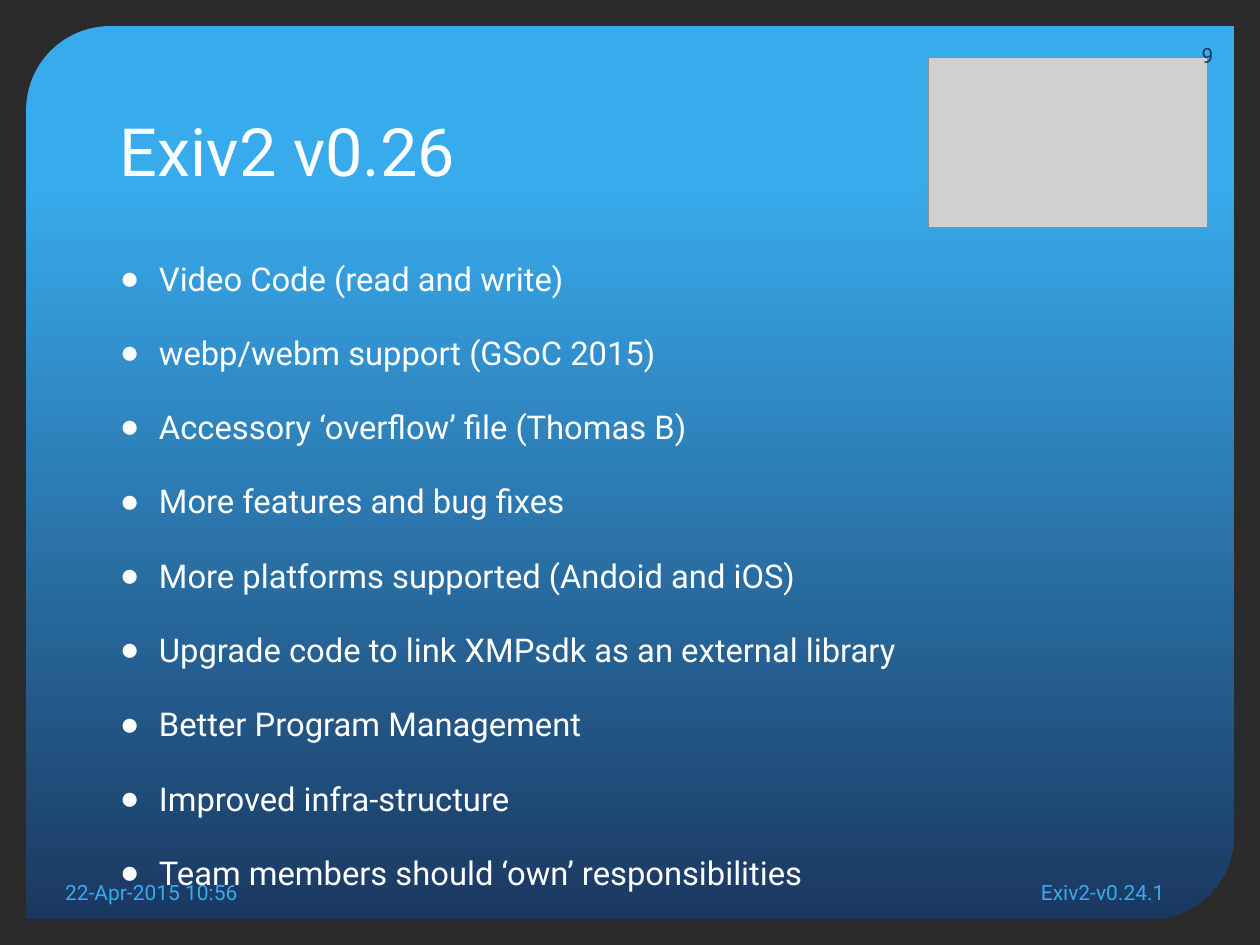
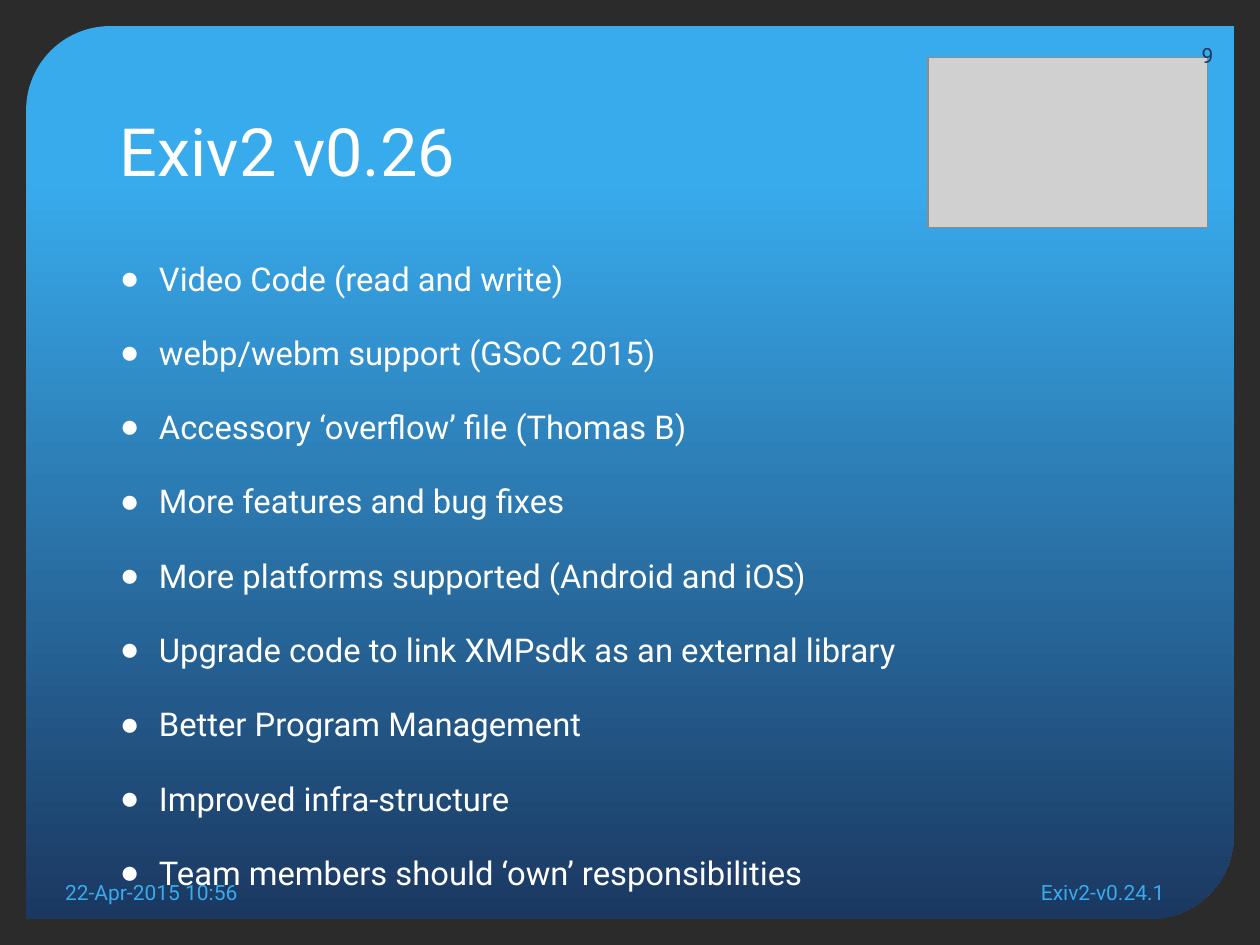
Before and after one commit to nehaljwani/team.exiv2.org, a slide deck: slide 9 of meetings/Exiv2-v0.24.1.pptx. Drawn at 1260x945 pixels with LibreOffice and Linux fonts; fonts in the diff are those of the drawing; grey boxes stand for pictures; background and template pictures are left out; a plain dark background stands for a picture behind light text. Boxes give left, top, right and bottom in pixels: in the first picture for what was removed or moved away, otherwise in the second. Text is boxed around its words. In the diff, an @@ line names an element or a change of style, - is before the commit and + after.

Commit message:
Team Meetings: Fixing typos in slides.

```diff
--- a/meetings/Exiv2-v0.24.1.pptx
+++ b/meetings/Exiv2-v0.24.1.pptx
@@ text at bbox=[159, 562, 805, 596]: text changed @@
-● More platforms supported (Andoid and iOS)
+● More platforms supported (Android and iOS)
```
Also in this commit, not shown: 2 other slides changed, 1 other file.
